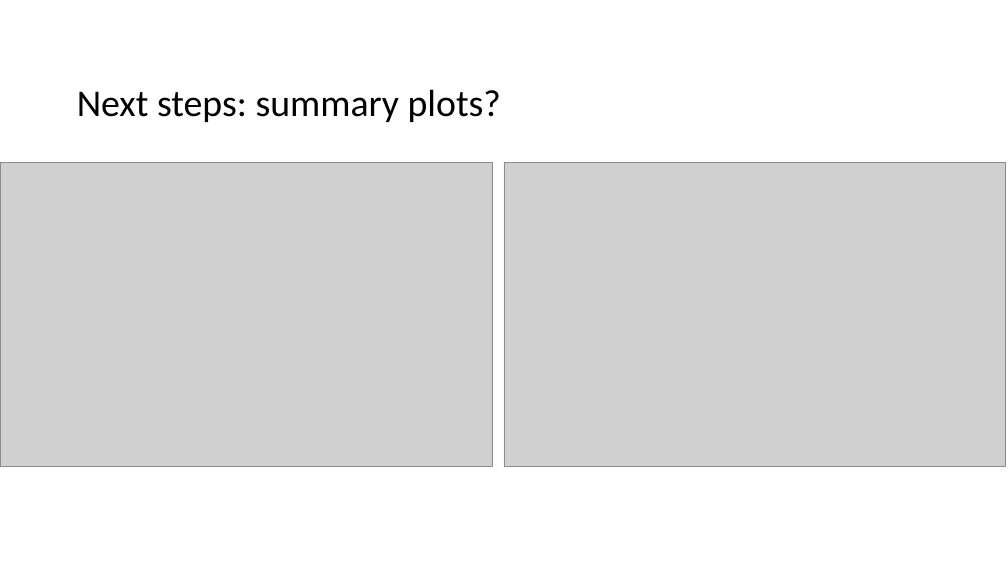
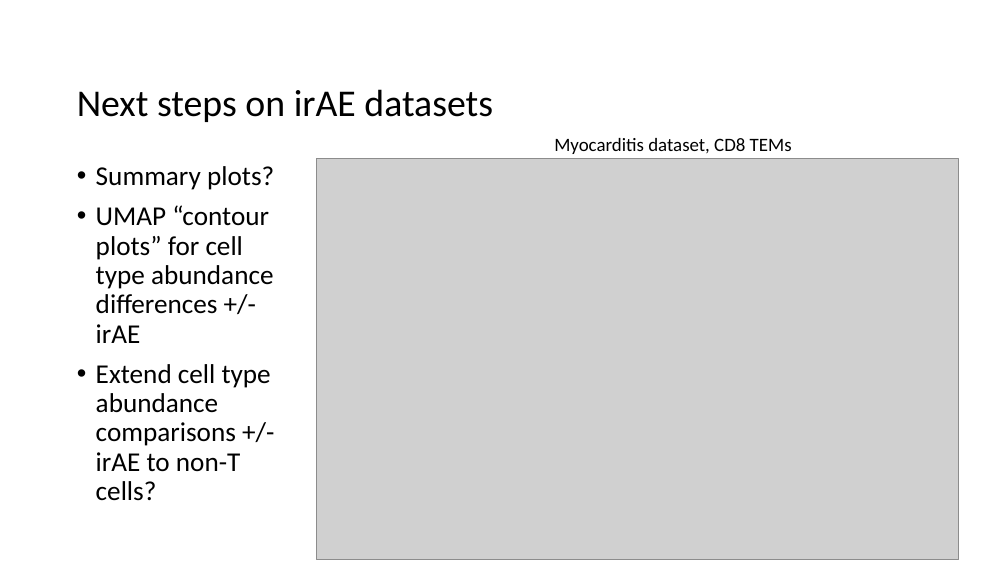
Before and after one commit to tybottorff/bottorffdocs, a slide deck: slide 7 of linsley_postdoc/presentations/weekly_meetings/1_4_24.pptx. Drawn at 1008x567 pixels with LibreOffice and Linux fonts; fonts in the diff are those of the drawing; grey boxes stand for pictures. Boxes give left, top, right and bottom in pixels: in the first picture for what was removed or moved away, otherwise in the second. Text is boxed around its words. In the diff, an @@ line names an element or a change of style, - is before the commit and + after.

```diff
--- a/linsley_postdoc/presentations/weekly_meetings/1_4_24.pptx
+++ b/linsley_postdoc/presentations/weekly_meetings/1_4_24.pptx
@@ title at (x1=77, y1=89, x2=493, y2=122): text changed @@
-Next steps: summary plots?
+Next steps on irAE datasets
@@ text added at (x1=554, y1=138, x2=792, y2=154), 18 pt, text #000000 @@
+Myocarditis dataset, CD8 TEMs
@@ picture removed at (x1=0, y1=162, x2=492, y2=467) @@
@@ text added at (x1=96, y1=166, x2=274, y2=501), 25.9 pt, text #000000 @@
+• Summary plots?
+• UMAP “contour plots” for cell type abundance differences +/- irAE
+• Extend cell type abundance comparisons +/- irAE to non-T cells?
@@ picture resized from (x1=504, y1=162, x2=1006, y2=467) to (x1=316, y1=159, x2=959, y2=560) @@
```
Also in this commit, not shown: 2 other slides changed.
